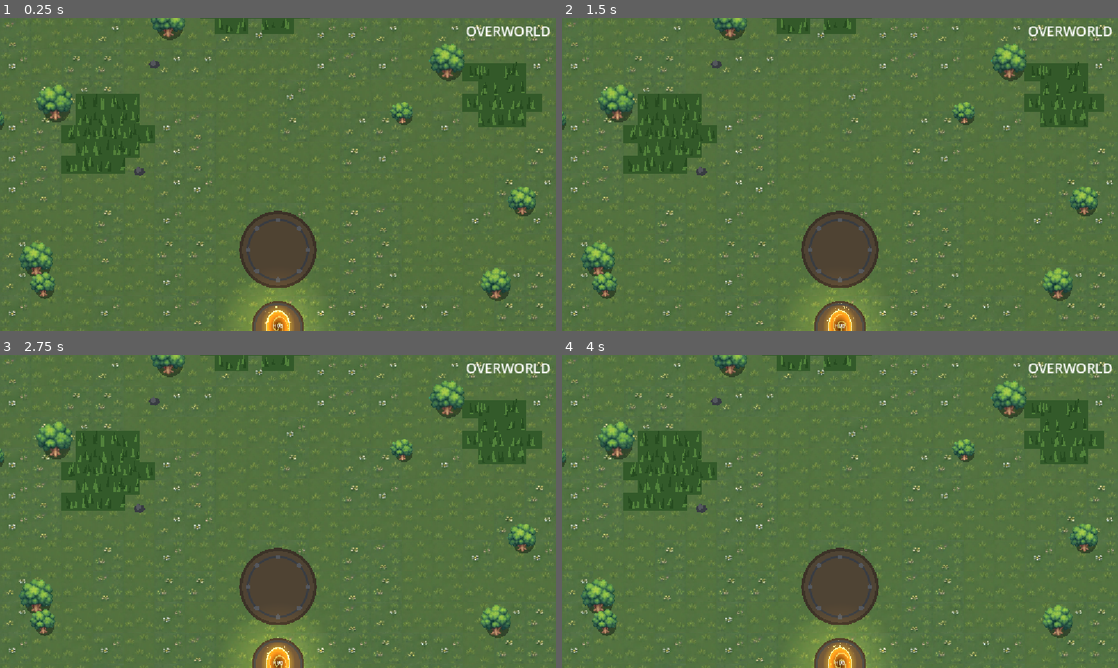
Above: before the commit, frames 1-4 (two rows, left to right).
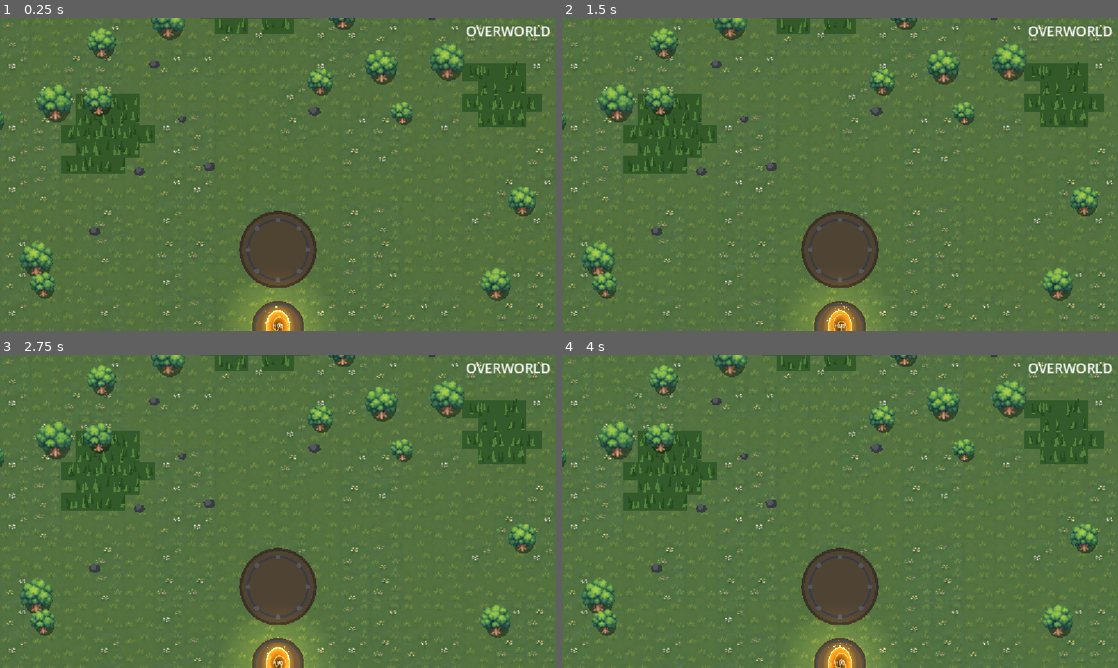
Above: after the commit, the same moments.

Repository: BestestGameStudio/gangU
Game: Godot game, scene res://game/world/overworld.tscn
The game is run twice, just before and just after one commit, with the same random seed, the same clock (stepped at 60 frames per second) and the same inputs. This scene is started directly instead of the project's main scene.
Inputs (mouse positions are in pixels of both pictures, inside the frame that each line leads up to):
- Up to frame 1 (0.25 s): no input
- Up to frame 2 (1.5 s): tap Enter at 0.5 s; move the mouse to (962, 158) at 0.52 s; hold D (move_right) 0.53-1.25 s; hold Space (cast) 0.53-1.25 s; click (962, 158) at 0.67 s; drag from (728, 190) to (840, 327) at 1.27 s
- Up to frame 3 (2.75 s): move the mouse to (333, 442) at 2.02 s; hold D (move_right) from 2.03 s (still down); tap C at 2.1 s
- Up to frame 4 (4 s): release D (move_right) at 2.75 s; drag from (812, 574) to (673, 464) at 2.77 s; move the mouse to (1006, 558) at 3.52 s; hold A (move_left) from 3.53 s (still down); tap Q at 3.6 s

The runs differ from the first frame. In frame 1, 1.6% of the frame differs, in the area x 14-79%, y 0-70%; in frame 2, 1.6%; in frame 3, 1.6%; in frame 4, 1.6%.

Commit message:
Wire physical run-retained overworld foundation (Refs #548, draft)
Updated node definitions for gates and added new overworld region script.

Diff:
--- a/game/world/overworld.tscn
+++ b/game/world/overworld.tscn
@@ -30,6 +30,8 @@
 [ext_resource type="Script" path="res://game/world/abandoned_village.gd" id="484_village"]
 [ext_resource type="Script" uid="uid://kq19zfwepvmzr" path="res://game/world/spawn_entry.gd" id="518_spawn_entry"]
 
+[ext_resource type="Script" path="res://game/world/overworld_region.gd" id="548_region"]
+
 [sub_resource type="Resource" id="Resource_spawn_guardsnormal_0"]
 script = ExtResource("518_spawn_entry")
 position = Vector2(-1190, -30)
@@ -331,42 +333,48 @@
 target_path = "res://game/world/hub.tscn"
 label_text = "HUB"
 
-[node name="GateNormal" parent="." instance=ExtResource("346_gate")]
-position = Vector2(-1100, 50)
-target_dungeon = ExtResource("346_dna")
-offering = ExtResource("350_offer")
-
-[node name="GateRed" parent="." instance=ExtResource("346_gate")]
-position = Vector2(2252, 50)
-gate_type = 1
-target_dungeon = ExtResource("346_dnb")
-offering = ExtResource("350_offer")
-
-[node name="GateGenerated" parent="." instance=ExtResource("346_gate")]
-position = Vector2(-700, 1050)
-target_dungeon = ExtResource("346_dng")
-label_text = "GENERATED"
-
-[node name="GateBoss" parent="." instance=ExtResource("346_gate")]
-position = Vector2(1850, -1200)
-gate_type = 2
-target_dungeon = ExtResource("346_dnc")
-
-[node name="GateBeast" parent="." instance=ExtResource("346_gate")]
-position = Vector2(-700, -1200)
-gate_type = 2
-target_dungeon = ExtResource("346_dnd")
-label_text = "BEAST"
-
-[node name="GateDefense" parent="." instance=ExtResource("346_gate")]
-position = Vector2(1850, 1050)
-target_dungeon = ExtResource("337_dne")
-label_text = "DEFENSE"
-
-[node name="GateMaze" parent="." instance=ExtResource("346_gate")]
-position = Vector2(576, -1650)
-target_dungeon = ExtResource("367_maze")
-label_text = "MAZE"
+[node name="GateNormal" type="Node2D" parent="."]
+script = ExtResource("548_region")
+encounter_id = &"dungeon_a"
+layout_scene = ExtResource("346_dna")
+approach = Vector2(-1100, 50)
+
+[node name="GateRed" type="Node2D" parent="."]
+script = ExtResource("548_region")
+encounter_id = &"dungeon_b"
+layout_scene = ExtResource("346_dnb")
+approach = Vector2(2252, 50)
+
+[node name="GateGenerated" type="Node2D" parent="."]
+script = ExtResource("548_region")
+encounter_id = &"generated"
+layout_scene = ExtResource("346_dng")
+approach = Vector2(-700, 1050)
+door_direction = Vector2(1, 0)
+
+[node name="GateBoss" type="Node2D" parent="."]
+script = ExtResource("548_region")
+encounter_id = &"dungeon_c"
+layout_scene = ExtResource("346_dnc")
+approach = Vector2(1850, -1200)
+
+[node name="GateBeast" type="Node2D" parent="."]
+script = ExtResource("548_region")
+encounter_id = &"dungeon_d"
+layout_scene = ExtResource("346_dnd")
+approach = Vector2(-700, -1200)
+
+[node name="GateDefense" type="Node2D" parent="."]
+script = ExtResource("548_region")
+encounter_id = &"dungeon_e"
+layout_scene = ExtResource("337_dne")
+approach = Vector2(1850, 1050)
+
+[node name="GateMaze" type="Node2D" parent="."]
+script = ExtResource("548_region")
+encounter_id = &"dungeon_maze"
+layout_scene = ExtResource("367_maze")
+approach = Vector2(576, -2200)
 
 [node name="EntranceGuards" type="Node" parent="."]
 
Not shown: 1 places in game/world/overworld.tscn that only renumber resources
